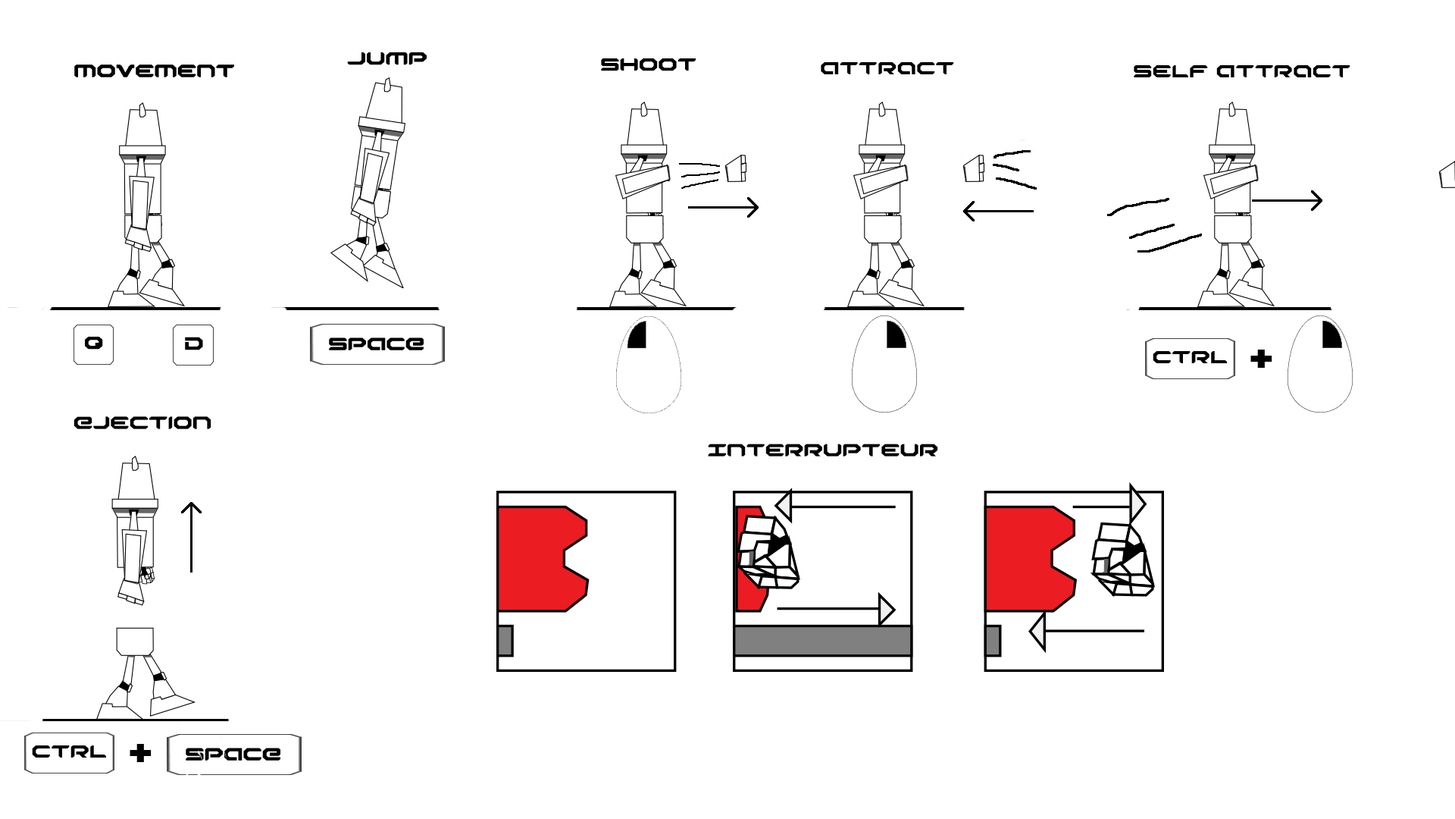
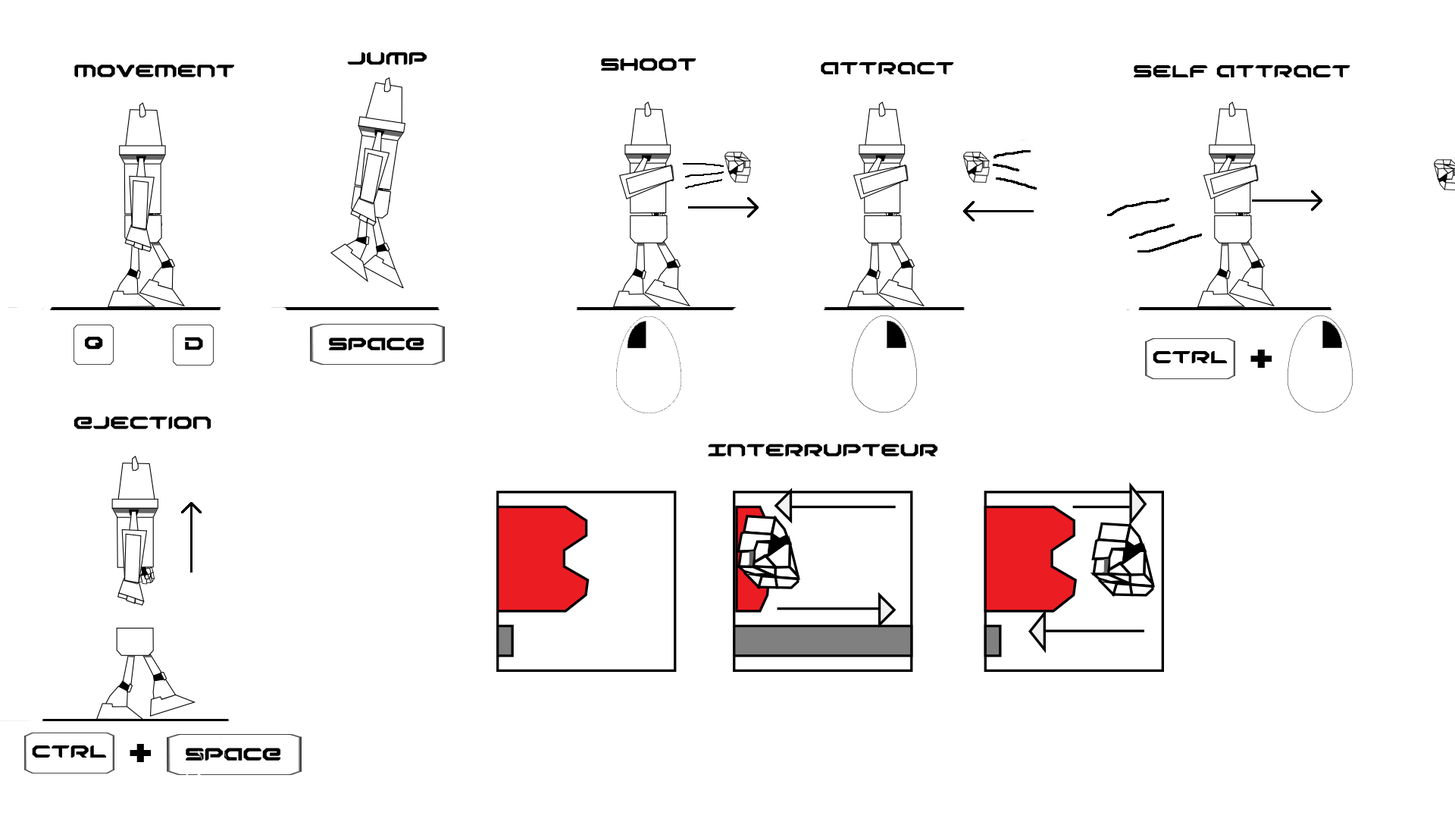
Two versions of the same layered image (1455x819). Layer-by-layer changes:
painted on "Layer 1" (1st of 2, in "attract self") over left=1437, top=159, right=1455, bottom=189
added layer "Calque 3" in group "attract" over left=1434, top=159, right=1455, bottom=191
added layer "Calque 2" in group "attract" over left=963, top=151, right=990, bottom=183
painted on "Layer 1" (2nd of 2, in "attract") over left=961, top=152, right=985, bottom=182
painted on "shootpose" over left=609, top=101, right=747, bottom=307
added layer "Calque 1" in group "shoot" over left=724, top=151, right=752, bottom=183
